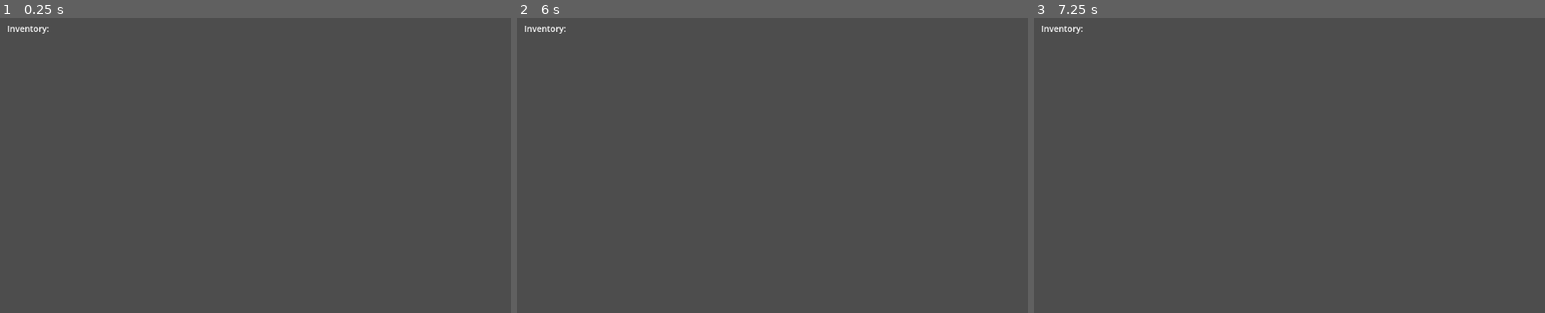
Above: before the commit, frames 1-3 (left to right).
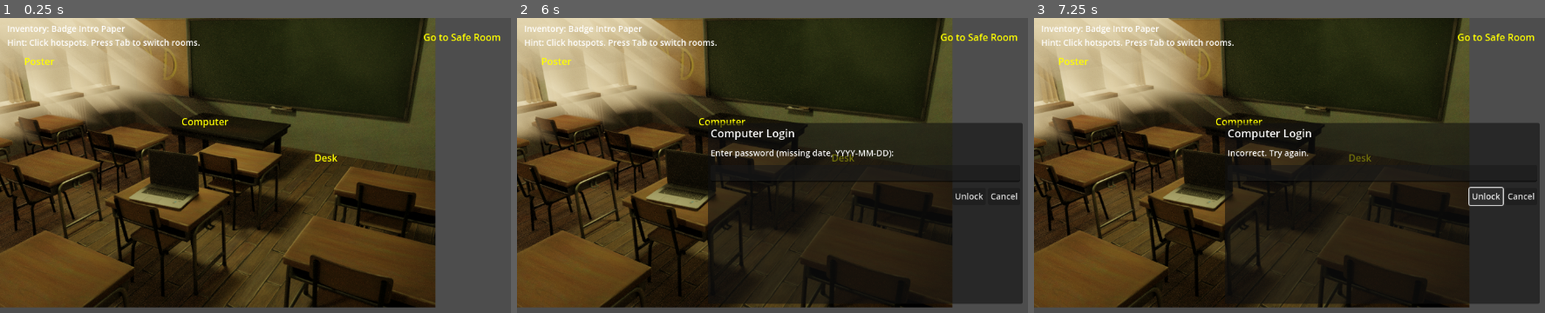
Above: after the commit, the same moments.

Repository: Harsh-Aaryan/game-jam
Game: Godot game, scene res://Main.tscn
Same seed, same stepped clock (60 frames per second), same inputs: the game is played once before the commit and once after it.
Inputs (mouse positions are in pixels of both pictures, inside the frame that each line leads up to):
- Up to frame 1 (0.25 s): no input
- Up to frame 2 (6 s): tap Enter at 0.5, 2, 3.5 s; move the mouse to (1017, 195) at 0.52 s; click (1017, 195) at 0.67 s; tap Space at 1.25, 2.75, 4.25 s; move the mouse to (726, 233) at 1.27 s; click (726, 233) at 1.42 s; move the mouse to (936, 127) at 2.02 s; click (936, 127) at 2.17 s; move the mouse to (828, 292) at 2.77 s; click (828, 292) at 2.92 s; move the mouse to (outside the picture) at 3.52 s; click (outside the picture) at 3.67 s; move the mouse to (654, 153) at 4.27 s; click (654, 153) at 4.42 s; move the mouse to (900, 212) at 5.02 s; click (900, 212) at 5.17 s; move the mouse to (762, 115) at 5.77 s; click (762, 115) at 5.92 s
- Up to frame 3 (7.25 s): click (1483, 197) at 6.5 s, where only the run after the commit has a clickable "Unlock"

The runs differ from the first frame. In frame 1, 84% of the frame differs, in the area x 0-98%, y 0-99%; in frame 2, 92%; in frame 3, 92%, in the area x 0-99%, y 0-99%.
Error before the commit: Parse Error: Function "_apply_old_font_style()" not found in base self. (res://Main.gd:33)

Commit message:
megre resolve

Diff:
--- a/new-game-project/Main.gd
+++ b/new-game-project/Main.gd
@@ -1,6 +1,5 @@
 extends Node2D
 
-# UI node references for popup dialogs and inventory display
 @onready var background: Sprite2D = $Background
 @onready var ui_layer: CanvasLayer = $UI
 @onready var info_label: Label = $UI/Info
@@ -11,7 +10,6 @@
 @onready var popup_button_primary: Button = $UI/Popup/Margin/VBox/Buttons/Primary
 @onready var popup_button_secondary: Button = $UI/Popup/Margin/VBox/Buttons/Secondary
 
-# Background image paths for each location
 const ASSET_PATHS := {
 	"location1": "res://assets/location1.png",
 	"location2": "res://assets/location2.png",
@@ -19,20 +17,17 @@
 	"computer_screen": "res://assets/computerscreen-f.png",
 }
 
-# Array to track clickable hotspot areas
 var hotspots: Array[Area2D] = []
 var puzzle_grid: Array = []
 var empty_slot: Vector2 = Vector2(2,2)
 var piece_size: Vector2 = Vector2(100, 100) # adjust to your puzzle piece size
 
-# Initialize game - set starting location and custom cursor
 func _ready():
 	_set_location(GameState.current_location)
 	var cursor = load("res://assets/cursor.png")
 	Input.set_custom_mouse_cursor(cursor, Input.CURSOR_ARROW, Vector2(0,16))
-	_apply_old_font_style()
-
-# Remove all clickable hotspot areas when changing rooms
+
+# --- Hotspot & Room Handling ---
 func _clear_hotspots():
 	for h in hotspots:
 		h.queue_free()
@@ -45,7 +40,6 @@
 	if info_label:
 		info_label.text = ""
 
-# Switch to a different location/room
 func _set_location(loc: String) -> void:
 	_clear_hotspots()
 	_clear_room_text()
@@ -53,7 +47,6 @@
 	_update_background(loc)
 	_update_hotspots_for_location(loc)
 
-# Load and display background image for current location
 func _update_background(loc: String) -> void:
 	var path: String = ASSET_PATHS.get(loc, "")
 	if path != "" and ResourceLoader.exists(path):
@@ -64,7 +57,6 @@
 	else:
 		background.texture = null
 	info_label.text = _make_info_text()
-
 
 func _make_info_text() -> String:
 	var lines := []
@@ -77,7 +69,6 @@
 	lines.append("\nHint: Click hotspots. Press Tab to switch rooms.")
 	return "".join(lines)
 
-# Handle keyboard input - Tab key cycles through rooms for testing
 func _input(event: InputEvent) -> void:
 	if event.is_action_pressed("ui_focus_next"):
 		# Tab key switches rooms for testing
@@ -88,7 +79,6 @@
 		else:
 			_set_location("location1")
 
-# Create a clickable hotspot area with label and cursor changes
 func _add_hotspot(rect: Rect2, label: String, on_press: Callable) -> void:
 	var area := Area2D.new()
 	var cs := CollisionShape2D.new()
@@ -99,15 +89,12 @@
 	area.position = Vector2.ZERO
 	area.add_child(cs)
 	add_child(area)
-
-	# Create yellow label for the hotspot
 	var l := Label.new()
 	l.text = label
 	l.position = rect.position
 	l.modulate = Color(1,1,0)
 	add_child(l)
 
-	#Change cursor on interactable
 	var finger_cursor = preload("res://assets/cursor.png")
 	var eye_cursor = preload("res://assets/interact.png")
 	area.mouse_entered.connect(func():
@@ -116,47 +103,36 @@
 	area.mouse_exited.connect(func():
 		Input.set_custom_mouse_cursor(finger_cursor, Input.CURSOR_ARROW, Vector2(6, 28))
 	)
-
-	# Handle left-click on hotspot
 	area.input_event.connect(func(_viewport, e, _shape_idx):
 		if e is InputEventMouseButton and e.pressed and e.button_index == MOUSE_BUTTON_LEFT:
 			on_press.call()
 		)
 
-	area.input_event.connect(func(_viewport, e, _shape_idx):
-		if e is InputEventMouseButton and e.pressed and e.button_index == MOUSE_BUTTON_LEFT:
-			on_press.call())
 	hotspots.append(area)
 	hotspots.append(l)
 
-# Set up clickable hotspots for each room/location
 func _update_hotspots_for_location(loc: String) -> void:
 	_clear_hotspots()
 	match loc:
-		"location1": # Classroom - Poster, Computer, Desk, door to Safe Room
+		"location1":
 			_add_hotspot(Rect2(40, 60, 140, 100), "Poster", func(): _on_poster())
 			_add_hotspot(Rect2(300, 160, 160, 90), "Computer", func(): _on_computer())
 			_add_hotspot(Rect2(520, 220, 180, 100), "Desk", func(): _on_desk())
 			_add_hotspot(Rect2(700, 20, 120, 120), "Go to Safe Room", func(): _set_location("location2"))
-		"location2": # Safe Room - Safe, doors back to Class and to Closet
+		"location2":
 			_add_hotspot(Rect2(360, 120, 180, 180), "Safe", func(): _on_safe())
 			_add_hotspot(Rect2(40, 220, 140, 100), "Back to Class", func(): _set_location("location1"))
 			_add_hotspot(Rect2(680, 220, 140, 100), "Small Door", func(): _set_location("location3"))
-		"location3": # Closet - Closet/Mirror, door back to Safe Room
+		"location3":
 			_add_hotspot(Rect2(320, 120, 200, 220), "Closet", func(): _on_closet())
 			_add_hotspot(Rect2(40, 220, 140, 100), "Back to Safe Room", func(): _set_location("location2"))
 		"computer_screen":
 			_add_hotspot(Rect2(40, 220, 140, 100), "Back", func(): _set_location("location1"))
 
-# Show missing poster with the date needed for computer password
+# --- Room Interactions ---
 func _on_poster():
-	# Show missing poster with date for password
-	_show_text_dialog("Missing Poster",
-		"Missing: Joe Miner. Went missing on 2013-09-17.\nPassword hint: The date (YYYY-MM-DD).",
-		"OK",
-		func(): popup.hide())
-
-# Handle computer interaction - login then puzzle
+	_show_text_dialog("Missing Poster", "Missing: Joe Miner. Went missing on 2013-09-17.\nPassword hint: The date (YYYY-MM-DD).", "OK", func(): popup.hide())
+
 func _on_computer():
 	if not GameState.computer_unlocked:
 		_show_input_dialog("Computer Login", "Enter password (missing date, YYYY-MM-DD):", "Unlock", func(): _attempt_login(), "Cancel", func(): popup.hide())
@@ -169,7 +145,6 @@
 	else:
 		_show_text_dialog("Computer", "Nothing else useful here.", "OK", func(): popup.hide())
 
-# Check computer password and unlock if correct
 func _attempt_login() -> void:
 	if popup_line.text.strip_edges() == "2013-09-17":
 		GameState.computer_unlocked = true
@@ -178,7 +153,6 @@
 	else:
 		popup_body.text = "Incorrect. Try again."
 
-# Search desk for puzzle piece and identity clues
 func _on_desk():
 	if not GameState.desk_checked:
 		GameState.desk_checked = true
@@ -187,7 +161,6 @@
 	else:
 		_show_text_dialog("Desk", "Nothing else under here.", "OK", func(): popup.hide())
 
-# Try to open safe with puzzle pieces
 func _on_safe():
 	if GameState.safe_opened:
 		_show_text_dialog("Safe", "Already open. The key is gone.", "OK", func(): popup.hide())
@@ -199,7 +172,6 @@
 	else:
 		_show_text_dialog("Safe", "Two puzzle pieces are required to open this safe.", "OK", func(): popup.hide())
 
-# Open closet with key to reach the ending
 func _on_closet():
 	if not GameState.has_key:
 		_show_text_dialog("Closet", "Locked. You need a key.", "OK", func(): popup.hide())
@@ -210,21 +182,12 @@
 	else:
 		_end_game()
 
-# Show ending dialog with restart/quit options
 func _end_game():
 	if not GameState.game_over:
 		GameState.game_over = true
-		_show_text_dialog("The End",
-			"You recognize yourself in the mirror. You were Joe Miner, hidden behind a new identity.",
-			"Restart",
-			func():
-				GameState.reset()
-				_set_location(GameState.current_location)
-				popup.hide(),
-			"Quit",
-			func(): get_tree().quit())
-
-# Show popup dialog with title, message, and buttons
+		_show_text_dialog("The End", "You recognize yourself in the mirror. You were Joe Miner, hidden behind a new identity.", "Restart", func(): GameState.reset(); _set_location(GameState.current_location); popup.hide(), "Quit", func(): get_tree().quit())
+
+# --- Popups ---
 func _show_text_dialog(title: String, body: String, primary_text: String, primary_cb: Callable, secondary_text: String = "", secondary_cb: Callable = Callable()):
 	popup_title.text = title
 	popup_body.text = body
@@ -239,7 +202,6 @@
 		popup_button_secondary.visible = false
 	popup.popup_centered()
 
-# Show popup dialog with text input field for passwords
 func _show_input_dialog(title: String, body: String, primary_text: String, primary_cb: Callable, secondary_text: String, secondary_cb: Callable):
 	popup_title.text = title
 	popup_body.text = body
@@ -251,3 +213,68 @@
 	popup_button_secondary.visible = true
 	popup_button_secondary.pressed.connect(secondary_cb, Object.CONNECT_ONE_SHOT)
 	popup.popup_centered()
+
+# --- Slide Puzzle ---
+func _start_slide_puzzle():
+	GameState.slide_puzzle_solved = false
+	_create_slide_puzzle_pieces()
+
+func _create_slide_puzzle_pieces():
+	puzzle_grid.clear()
+	for row in range(3):
+		puzzle_grid.append([])
+		for col in range(3):
+			if row == 2 and col == 2:
+				puzzle_grid[row].append(null)
+				empty_slot = Vector2(row, col)
+				continue
+			var piece = TextureRect.new()
+			piece.texture = load("res://assets/puzzle_piece_%d_%d.png" % [row, col])
+			piece.position = Vector2(col, row) * piece_size
+			piece.name = "piece_%d_%d" % [row, col]
+			piece.mouse_filter = Control.MOUSE_FILTER_STOP
+			piece.connect("input_event", Callable(self, "_on_puzzle_piece_clicked"))
+			add_child(piece)
+			puzzle_grid[row].append(piece)
+
+func _on_puzzle_piece_clicked(viewport, event, shape_idx):
+	if event is InputEventMouseButton and event.pressed and event.button_index == MOUSE_BUTTON_LEFT:
+		var piece = event.get_source()
+		var pos = _find_piece_position(piece)
+		if pos == null:
+			return
+		if _is_adjacent(pos, empty_slot):
+			_swap_piece(pos, empty_slot)
+			empty_slot = pos
+			if _check_slide_puzzle_solved():
+				GameState.slide_puzzle_solved = true
+				_show_text_dialog("Puzzle Solved!", "You assembled the article.", "OK", func(): _set_location("computer_screen"))
+
+func _find_piece_position(piece: Sprite2D) -> Vector2:
+	for row in range(3):
+		for col in range(3):
+			if puzzle_grid[row][col] == piece:
+				return Vector2(row, col)
+	return Vector2(-1, -1)
+
+func _is_adjacent(pos_a: Vector2, pos_b: Vector2) -> bool:
+	return (abs(pos_a.x - pos_b.x) == 1 and pos_a.y == pos_b.y) or (abs(pos_a.y - pos_b.y) == 1 and pos_a.x == pos_b.x)
+
+func _swap_piece(pos_a: Vector2, pos_b: Vector2) -> void:
+	var temp = puzzle_grid[pos_a.x][pos_a.y]
+	puzzle_grid[pos_a.x][pos_a.y] = puzzle_grid[pos_b.x][pos_b.y]
+	puzzle_grid[pos_b.x][pos_b.y] = temp
+	if puzzle_grid[pos_a.x][pos_a.y] != null:
+		puzzle_grid[pos_a.x][pos_a.y].position = Vector2(pos_a.y, pos_a.x) * piece_size
+	if puzzle_grid[pos_b.x][pos_b.y] != null:
+		puzzle_grid[pos_b.x][pos_b.y].position = Vector2(pos_b.y, pos_b.x) * piece_size
+
+func _check_slide_puzzle_solved() -> bool:
+	for row in range(3):
+		for col in range(3):
+			if row == 2 and col == 2:
+				continue
+			var p = puzzle_grid[row][col]
+			if p == null or p.name != "piece_%d_%d" % [row, col]:
+				return false
+	return true
